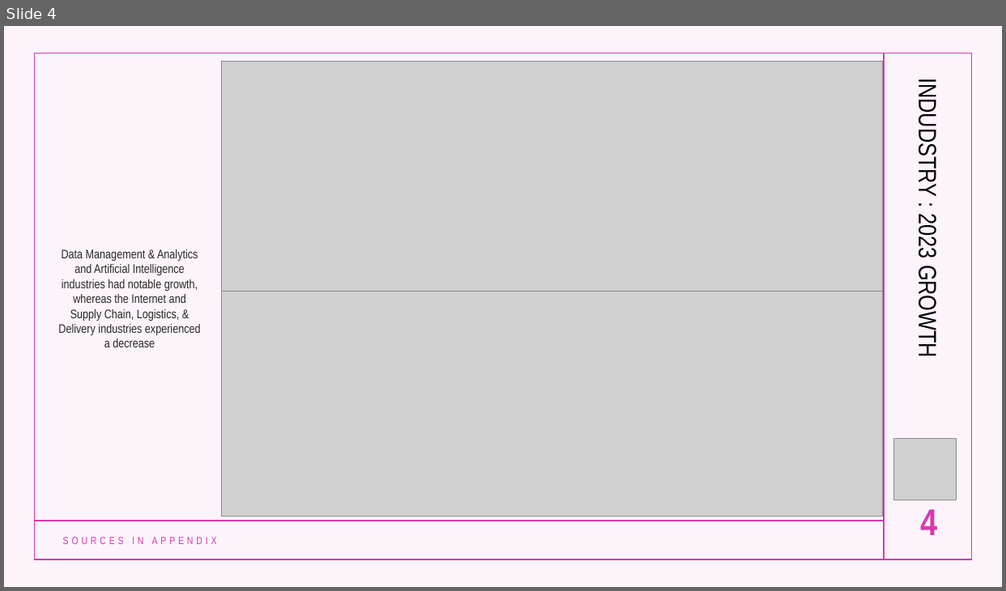
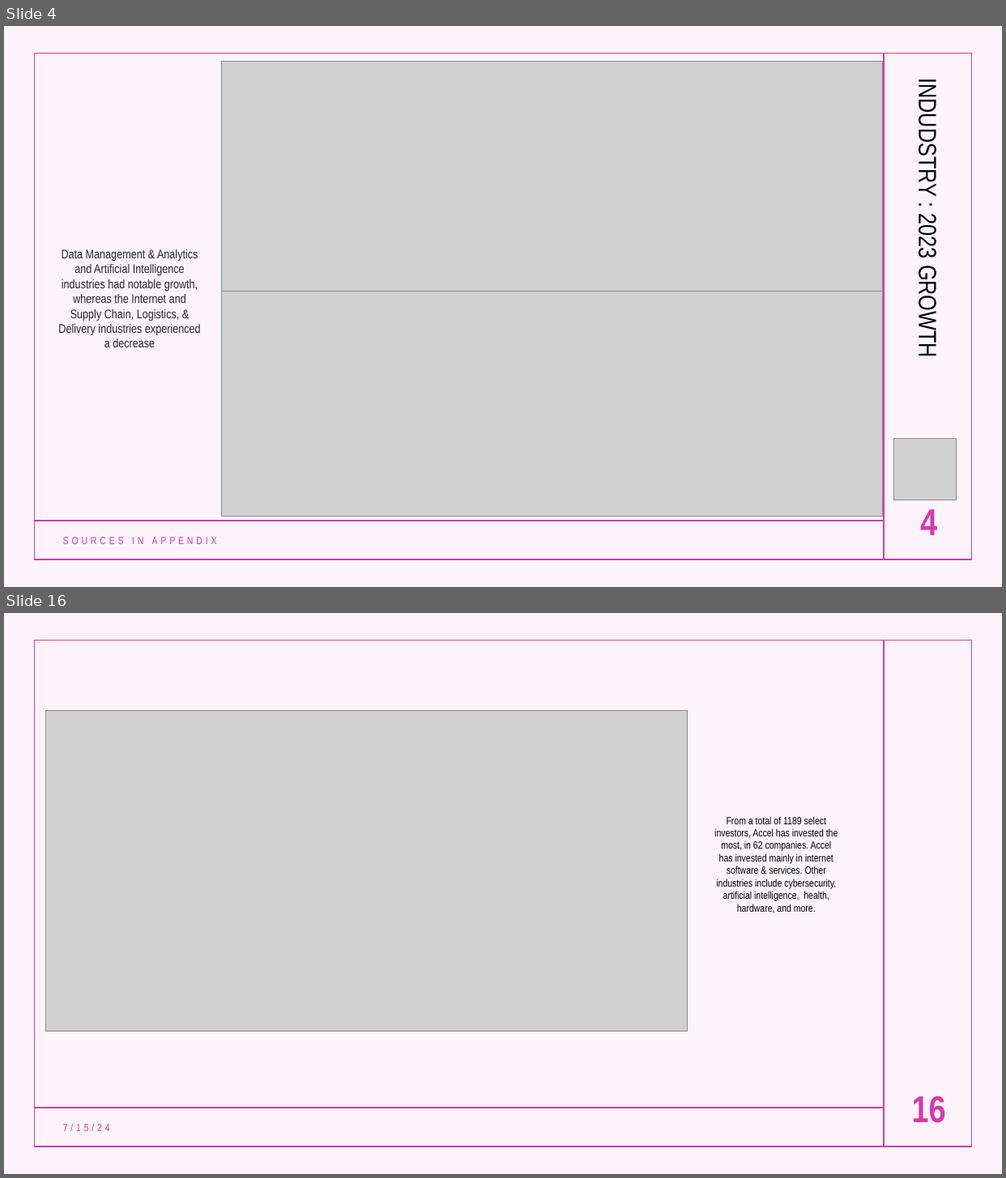
Before and after one commit to lanahuyen/Group_Project_1, a slide deck: Presentation/Presentation_Group 7.pptx. Shown one above the other, each under a label of ours: slide 4 before the commit, slides 4 and 16 after it; the slides between them are not shown. The pictures are 1006x591 and 1006x1178 pixels, drawn with LibreOffice and Linux fonts; fonts in the diff are those of the drawing; grey boxes stand for pictures. Boxes give left, top, right and bottom in pixels: in the first picture for what was removed or moved away, otherwise in the second. Text is boxed around its words. In the diff, an @@ line names an element or a change of style, - is before the commit and + after.

```diff
--- a/Presentation/Presentation_Group 7.pptx
+++ b/Presentation/Presentation_Group 7.pptx
@@ slide 16 added at <box>4,613,1002,1174</box>, background #FFFFFF; not listed: 4 template elements that a slide beside it also shows @@
@@ picture added at <box>46,710,688,1032</box> @@
@@ text added at <box>714,816,838,914</box>, 10 pt, text #000000 @@
+From a total of 1189 select investors, Accel has invested the most, in 62 companies. Accel has invested mainly in internet software & services. Other industries include cybersecurity, artificial intelligence, health, hardware, and more.
@@ page number added at <box>912,1096,946,1123</box>, 36 pt, text #D739AE, bold @@
+16
@@ text added at <box>63,1124,110,1131</box>, 10 pt, text #D739AE @@
+7/15/24
```
Also in this commit, not shown: 1 slide changed, 11 other slides added, 3 other files.
